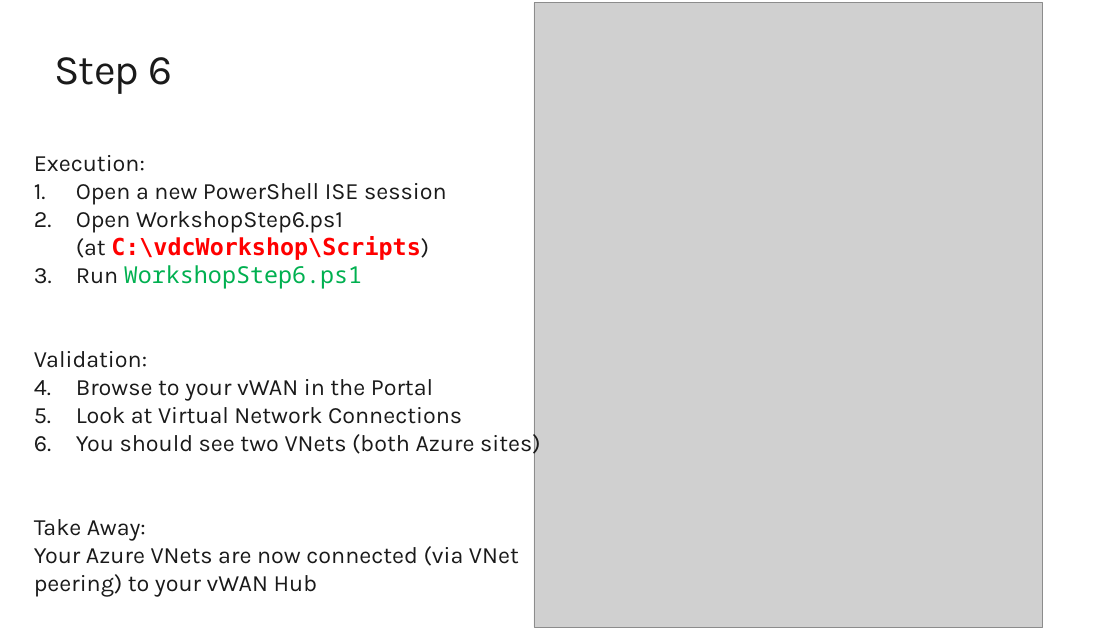
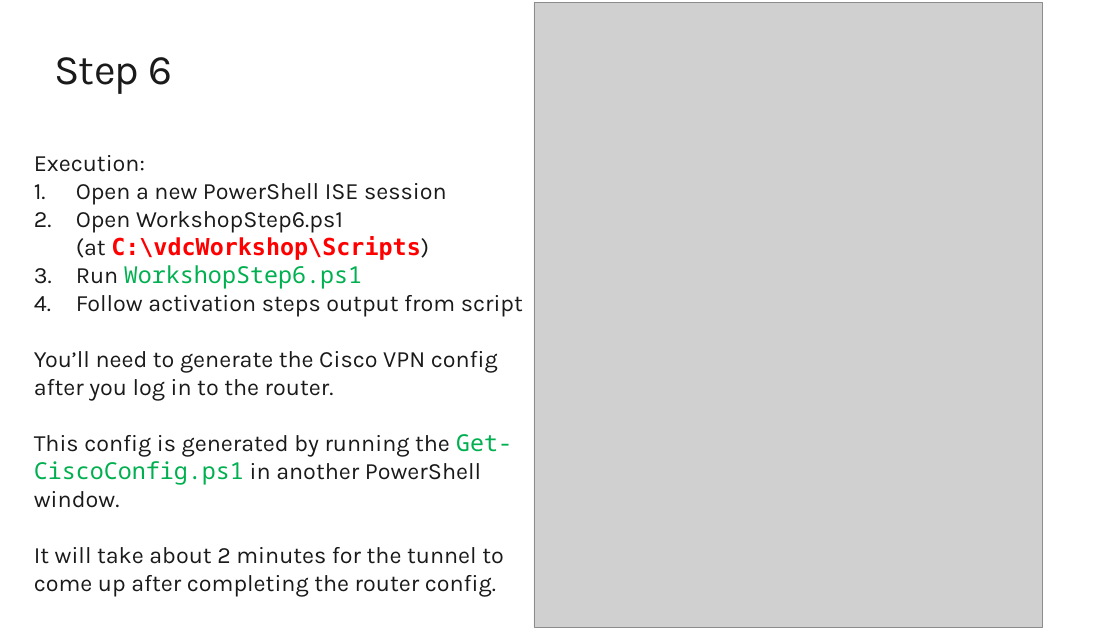
Before and after one commit to tracsman/vdcWorkshop, a slide deck: slide 19 of vWanLab/Documents/vWAN Workshop.pptx. Drawn at 1120x630 pixels with LibreOffice and Linux fonts; fonts in the diff are those of the drawing; grey boxes stand for pictures; background and template pictures are left out. Boxes give left, top, right and bottom in pixels: in the first picture for what was removed or moved away, otherwise in the second. Text is boxed around its words. In the diff, an @@ line names an element or a change of style, - is before the commit and + after.

Commit message:
Finialize vWAN scripts

```diff
--- a/vWanLab/Documents/vWAN Workshop.pptx
+++ b/vWanLab/Documents/vWAN Workshop.pptx
@@ text at <box>34,295,523,596</box>: text changed @@
-Validation:
-1. Browse to your vWAN in the Portal
-2. Look at Virtual Network Connections
-3. You should see two VNets (both Azure sites)
-Take Away:
-Your Azure VNets are now connected (via VNet peering) to your vWAN Hub
+4. Follow activation steps output from script
+You’ll need to generate the Cisco VPN config after you log in to the router.
+This config is generated by running the Get-CiscoConfig.ps1 in another PowerShell window.
+It will take about 2 minutes for the tunnel to come up after completing the router config.
```
Also in this commit, not shown: 2 other slides changed, 1 slide added, 4 other files.
